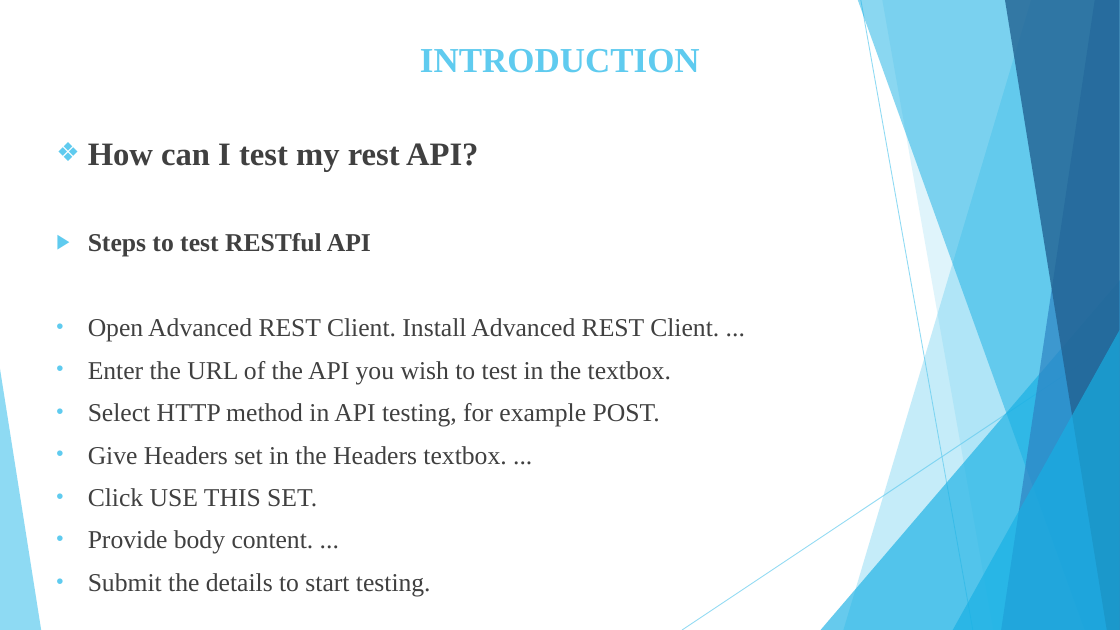
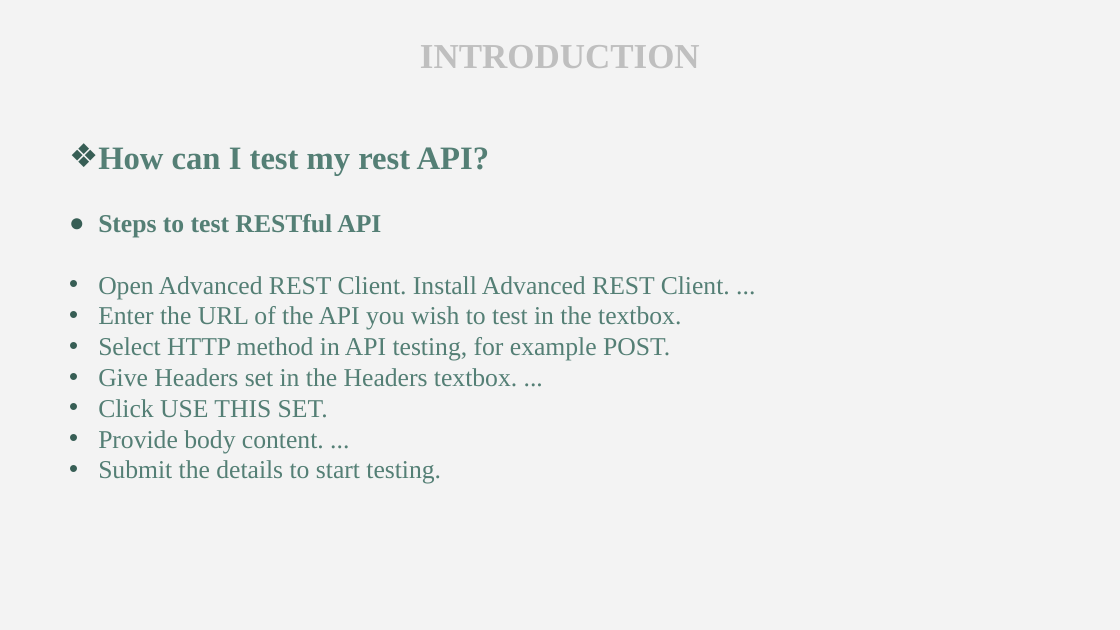
Before and after one commit to Mohammed-Jabi/Internship-Reports, a slide deck: slide 10 of Internship Presentation.pptx. Drawn at 1120x630 pixels with LibreOffice and Linux fonts; fonts in the diff are those of the drawing. Boxes give left, top, right and bottom in pixels: in the first picture for what was removed or moved away, otherwise in the second. Text is boxed around its words. In the diff, an @@ line names an element or a change of style, - is before the commit and + after.

```diff
--- a/Internship Presentation.pptx
+++ b/Internship Presentation.pptx
@@ background #FFFFFF to #F3F3F3 @@
@@ title "INTRODUCTION" at bbox=[420, 45, 700, 68]: text colour #5FCBEF to #BFBFBF @@
@@ text "How can I test my ..." at bbox=[98, 147, 730, 484]: text colour #404040 to #547F75; indent changed; less space between paragraphs; bullet colour #5FCBEF to #375E55; bullet ▶ to ● @@
@@ group removed at bbox=[0, 0, 1120, 630]: 5 freeform shapes, 3 triangles, 2 lines @@
```
Also in this commit, not shown: 24 other slides changed.
